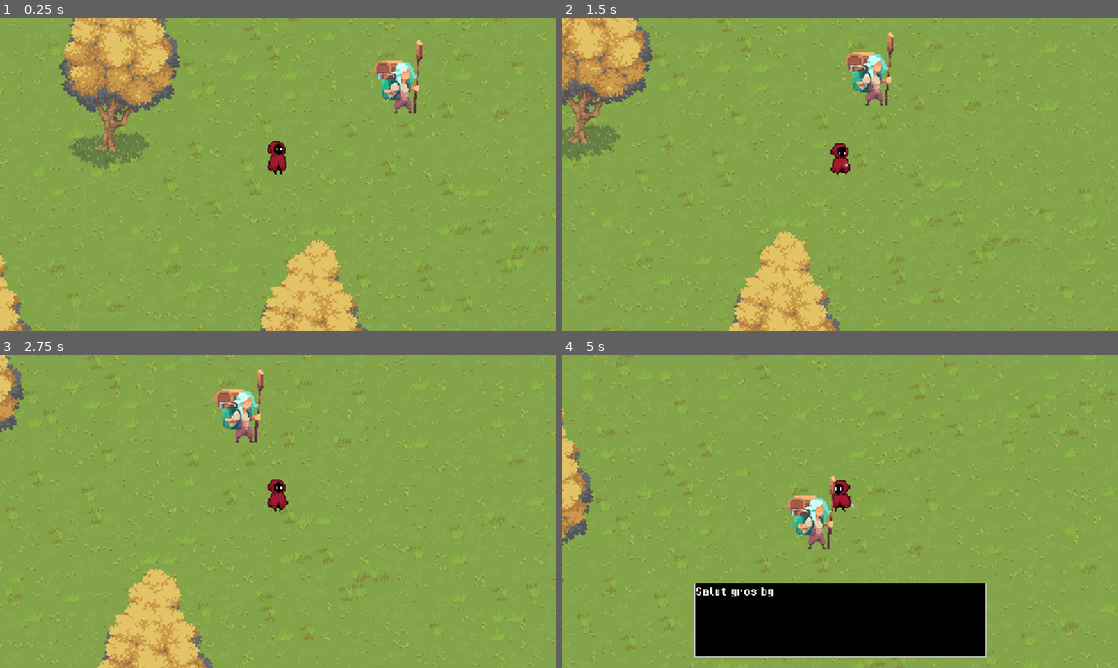
Above: before the commit, frames 1-4 (two rows, left to right).
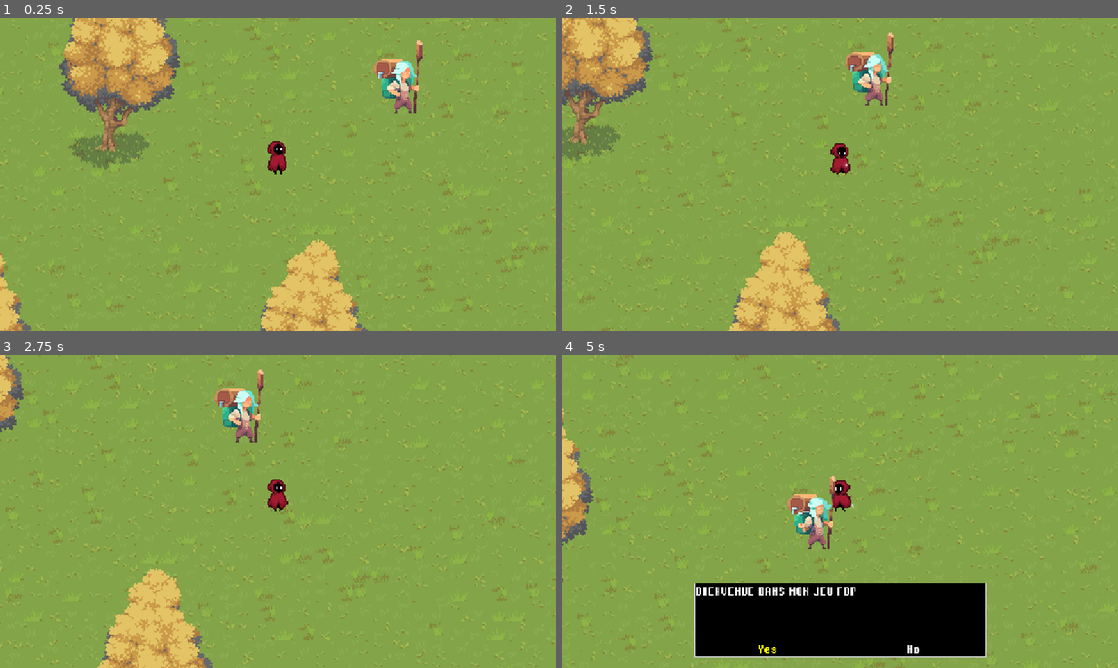
Above: after the commit, the same moments.

Repository: nxtdv/projectb_godot
Game: Godot game, scene res://scenes/main.tscn
Same seed, same stepped clock (60 frames per second), same inputs: the game is played once before the commit and once after it.
Inputs (mouse positions are in pixels of both pictures, inside the frame that each line leads up to):
- Up to frame 1 (0.25 s): no input
- Up to frame 2 (1.5 s): tap Enter (ui_accept) at 0.5, 0.77 s; move the mouse to (962, 158) at 0.52 s; hold D (Right) 0.53-1.28 s; tap E (Interact) at 0.6 s; move the mouse to (728, 190) at 1.27 s; hold S (Down) from 1.28 s (still down); click (728, 190) at 1.35 s
- Up to frame 3 (2.75 s): tap Enter (ui_accept) at 1.52 s; tap E (Interact) at 1.55, 2.1 s; move the mouse to (333, 442) at 2.02 s; release S (Down) at 2.03 s; hold D (Right) from 2.03 s (still down)
- Up to frame 4 (5 s): move the mouse to (812, 574) at 2.77 s; release D (Right) at 2.78 s; hold W (Up) 2.78-3.53 s; tap Shift (Sprint) at 2.85 s; tap Enter (ui_accept) at 3.02, 3.77, 4.52 s; tap E (Interact) at 3.05, 3.6, 4.55 s; move the mouse to (1006, 558) at 3.52 s; hold A (Left) from 3.53 s (still down); move the mouse to (673, 464) at 4.27 s; click (673, 464) at 4.35 s

The runs differ from the first frame. In frame 1, 0.3% of the frame differs, in the area x 67-75%, y 13-27%; in frame 2, 0.1%; in frame 3, 0.3%; in frame 4, 0.8%, in the area x 24-65%, y 44-96%.
Error before the commit: Invalid access to property or key 'body_entered' on a base object of type 'null instance'. (res://scripts/npc_1.gd:26)

Commit message:
refactor(npc): simplify interaction logic and optimize dialogue system
- removed redundant state management and replaced it with straightforward boolean checks
- updated dialogue trigger logic with streamlined Area2D signals for entering/exiting interaction
- cleaned up code by eliminating unused variables and improving function readability
- adjusted node shapes and dialogue properties for consistency and usability

Diff:
--- a/scenes/npc_1.tscn
+++ b/scenes/npc_1.tscn
@@ -227,23 +227,32 @@
 [sub_resource type="CapsuleShape2D" id="CapsuleShape2D_3w2wa"]
 height = 44.0
 
+[sub_resource type="Resource" id="Resource_qxjns"]
+script = ExtResource("8_tbgh4")
+target_path = NodePath("../AnimatedSprite2D")
+function_name = "interacting_loop"
+function_arguments = []
+hide_dialogue_box = false
+wait_for_signal_to_continue = ""
+metadata/_custom_type_script = "uid://k4hj3upxhtl6"
+
 [sub_resource type="Resource" id="Resource_5ipnd"]
 script = ExtResource("9_u2bb1")
-speaker_name = ""
+speaker_name = "NPC 1"
 speaker_img_Hframes = 1
 speaker_img_select_frames = 0
-text = "Salut gros bg"
+text = "BIENVENUE DANS MON JEU FDP"
 choice_text = Array[String](["Yes", "No"])
-choice_function_call = Array[ExtResource("8_tbgh4")]([])
+choice_function_call = Array[ExtResource("8_tbgh4")]([SubResource("Resource_qxjns"), null])
 metadata/_custom_type_script = "uid://dcjrrg2ifytdu"
 
 [sub_resource type="Resource" id="Resource_tbgh4"]
 script = ExtResource("10_3hym5")
-speaker_name = ""
+speaker_name = "TALK"
 speaker_img_Hframes = 1
 speaker_img_rest_frames = 0
 text = "SALUT BIG BG JE TEST LA"
-text_speed = 1.0
+text_speed = 18.0
 text_sound = ExtResource("11_tbgh4")
 text_volume_db = -8
 text_volume_pitch_min = 0.85
@@ -252,8 +261,8 @@
 camera_transition_time = 1.0
 metadata/_custom_type_script = "uid://cv30tdk6nyrd8"
 
-[sub_resource type="CircleShape2D" id="CircleShape2D_xr7qm"]
-radius = 22.0227
+[sub_resource type="RectangleShape2D" id="RectangleShape2D_tbgh4"]
+size = Vector2(34, 44)
 
 [node name="npc_1" type="CharacterBody2D"]
 script = ExtResource("1_xr7qm")
@@ -261,17 +270,18 @@
 [node name="AnimatedSprite2D" type="AnimatedSprite2D" parent="."]
 position = Vector2(0, -24)
 sprite_frames = SubResource("SpriteFrames_gue5t")
-animation = &"interacting_rest"
+animation = &"idle"
 
 [node name="CollisionShape2D" type="CollisionShape2D" parent="."]
 position = Vector2(5, -22)
 shape = SubResource("CapsuleShape2D_3w2wa")
 
 [node name="DialogueArea2D" parent="." instance=ExtResource("6_56e07")]
+dialogue_position = "bottom"
 dialogue = Array[ExtResource("7_3hym5")]([SubResource("Resource_5ipnd"), SubResource("Resource_tbgh4")])
 
 [node name="CollisionShape2D" type="CollisionShape2D" parent="DialogueArea2D"]
-position = Vector2(4, -22)
-shape = SubResource("CircleShape2D_xr7qm")
+position = Vector2(3, -22)
+shape = SubResource("RectangleShape2D_tbgh4")
 
 [connection signal="animation_finished" from="AnimatedSprite2D" to="." method="_on_animation_finished"]
--- a/scripts/npc_1.gd
+++ b/scripts/npc_1.gd
@@ -1,107 +1,43 @@
 extends CharacterBody2D
 
 @onready var animated_sprite: AnimatedSprite2D = $AnimatedSprite2D
-@onready var interaction_area: Area2D = $InteractionArea
-@onready var dialogue_ui: Control = $DialogueUI
-@onready var dialogue_label: Label = $DialogueUI/DialoguePanel/VBoxContainer/DialogueLabel
-@onready var continue_label: Label = $DialogueUI/DialoguePanel/VBoxContainer/ContinueLabel
-enum State {
-	IDLE,
-	ENTERING_INTERACTION,
-	INTERACTING,
-	EXITING_INTERACTION
-}
-var current_state: State  = State.IDLE
-var player_in_range: bool = false
-# Système de dialogue
-var dialogue_lines: Array[String] = ["Bonjour ! Bienvenue dans ma boutique !", "J'ai les meilleures potions de la région.", "Que puis-je faire pour vous aider ?", "N'hésitez pas à revenir quand vous voulez !"]
-var current_dialogue_index: int   = 0
+@onready var dialogue_area: Area2D = $DialogueArea2D
+
+var is_interacting: bool = false
+signal interaction_finished
 
 
 func _ready() -> void:
-	# Connecter les signaux
-	if not animated_sprite.animation_finished.is_connected(_on_animation_finished):
-		animated_sprite.animation_finished.connect(_on_animation_finished)
-
-	if not interaction_area.body_entered.is_connected(_on_interaction_area_body_entered):
-		interaction_area.body_entered.connect(_on_interaction_area_body_entered)
-	if not interaction_area.body_exited.is_connected(_on_interaction_area_body_exited):
-		interaction_area.body_exited.connect(_on_interaction_area_body_exited)
-
-	# Cacher l'UI de dialogue au début
-	dialogue_ui.visible = false
-
-	# Commencer en idle
 	animated_sprite.play("idle")
 
-
-func _process(_delta: float) -> void:
-	if Input.is_action_just_pressed("Interact"):
-		if player_in_range and current_state == State.IDLE:
-			_start_interaction()
-		elif current_state == State.INTERACTING:
-			_advance_dialogue()
+	if not dialogue_area.body_entered.is_connected(_on_dialogue_area_body_entered):
+		dialogue_area.body_entered.connect(_on_dialogue_area_body_entered)
+	if not dialogue_area.body_exited.is_connected(_on_dialogue_area_body_exited):
+		dialogue_area.body_exited.connect(_on_dialogue_area_body_exited)
 
 
-func _start_interaction() -> void:
-	if current_state == State.IDLE:
-		current_state = State.ENTERING_INTERACTION
-		animated_sprite.play("interacting_entry")
-		current_dialogue_index = 0  # Reset du dialogue
+func _on_dialogue_area_body_entered(body: Node2D) -> void:
+	if body.is_in_group("player"):
+		start_interaction()
 
 
-func _advance_dialogue() -> void:
-	if current_dialogue_index < dialogue_lines.size():
-		dialogue_label.text = dialogue_lines[current_dialogue_index]
-		current_dialogue_index += 1
-
-		# Afficher le texte pour continuer ou fermer
-		if current_dialogue_index < dialogue_lines.size():
-			continue_label.text = "[E] Continuer"
-		else:
-			continue_label.text = "[E] Fermer"
-	else:
-		# Fin du dialogue
-		_end_interaction()
+func _on_dialogue_area_body_exited(body: Node2D) -> void:
+	if body.is_in_group("player"):
+		end_interaction()
 
 
-func _end_interaction() -> void:
-	if current_state == State.INTERACTING:
-		current_state = State.EXITING_INTERACTION
-		animated_sprite.play("interacting_rest")
-		dialogue_ui.visible = false
+func start_interaction() -> void:
+	if not is_interacting:
+		is_interacting = true
+		animated_sprite.play("interacting_entry")
+		await animated_sprite.animation_finished
+		animated_sprite.play("interacting_loop")
 
 
-func _on_animation_finished() -> void:
-	match animated_sprite.animation:
-		"interacting_entry":
-			# Entrée terminée → commencer la boucle d'interaction
-			current_state = State.INTERACTING
-			animated_sprite.play("interacting_loop")
-			# Afficher l'UI et commencer le dialogue
-			dialogue_ui.visible = true
-			_advance_dialogue()
-
-		"interacting_rest":
-			# Sortie terminée → retour à l'idle
-			current_state = State.IDLE
-			animated_sprite.play("idle")
-
-
-func _on_interaction_area_body_entered(body: Node2D) -> void:
-	if body.is_in_group("player"):
-		player_in_range = true
-		print("[E] Parler au marchand")
-
-
-func _on_interaction_area_body_exited(body: Node2D) -> void:
-	if body.is_in_group("player"):
-		player_in_range = false
-		# Forcer la fin de l'interaction si le joueur s'éloigne
-		if current_state == State.INTERACTING:
-			_end_interaction()
-
-
-# Fonction pour terminer l'interaction (à appeler depuis un menu/dialogue)
-func close_interaction() -> void:
-	_end_interaction()
+func end_interaction() -> void:
+	if is_interacting:
+		is_interacting = false
+		animated_sprite.play("interacting_rest")
+		await animated_sprite.animation_finished
+		animated_sprite.play("idle")
+		interaction_finished.emit()
Not shown: 1 places in scenes/npc_1.tscn that only renumber resources
